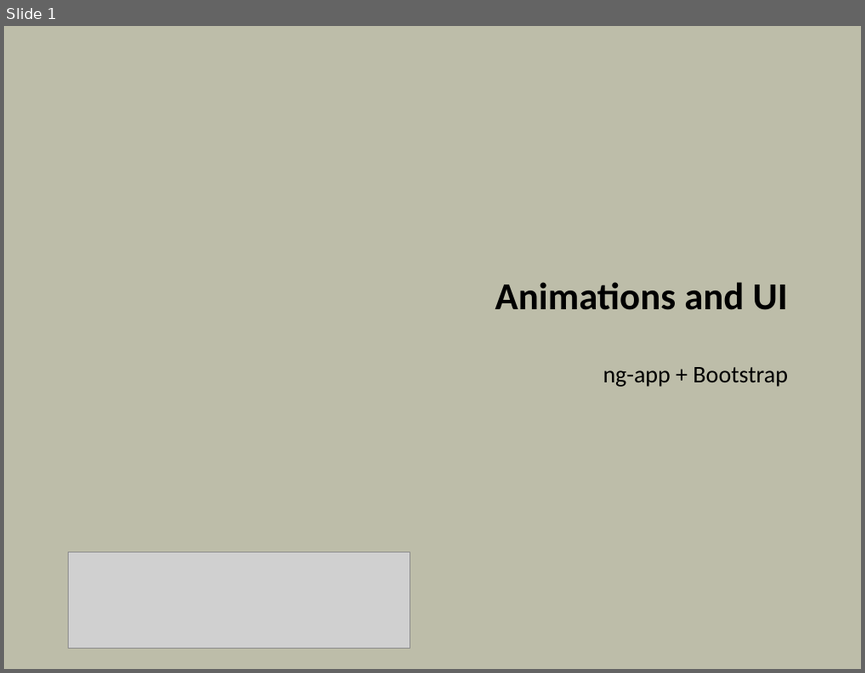
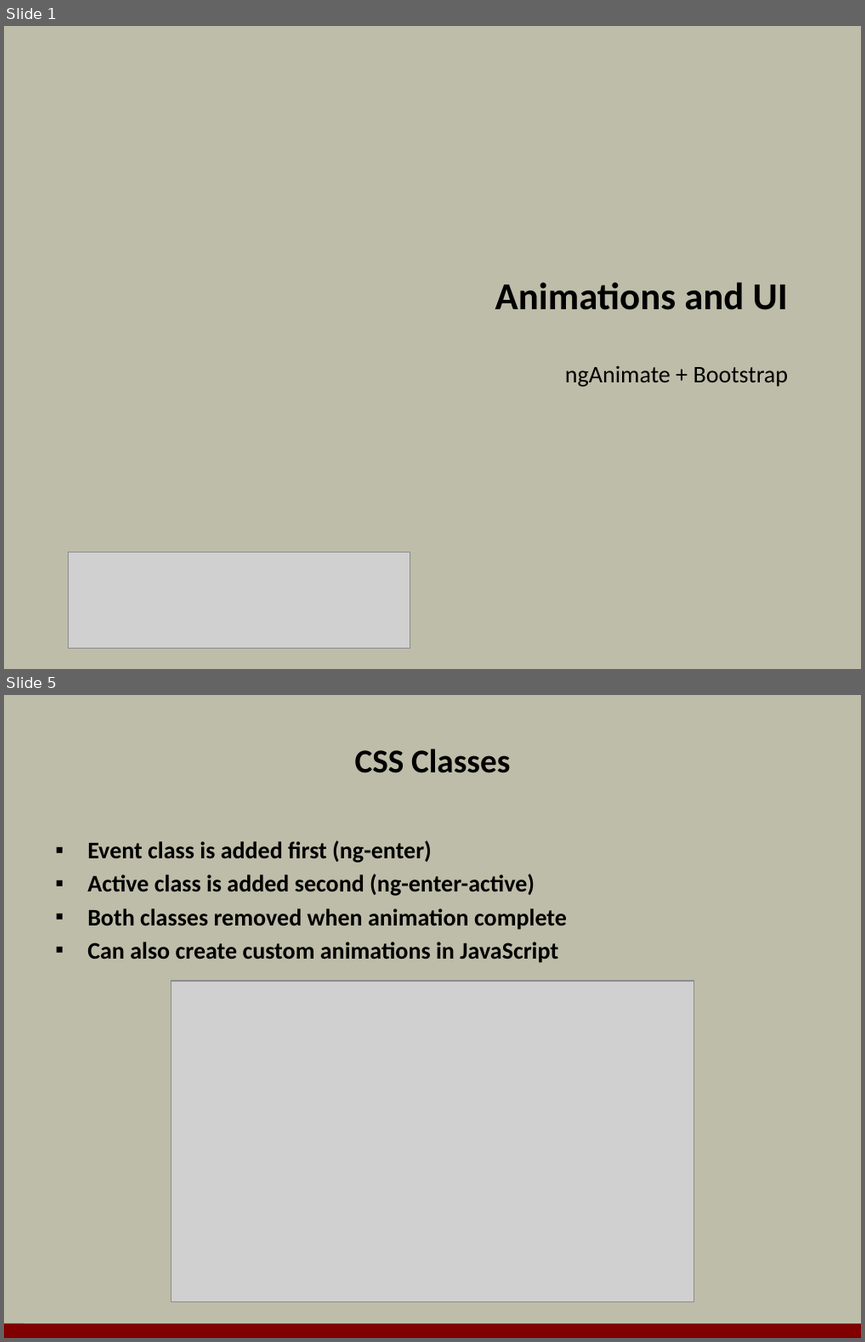
Before and after one commit to OdeToCode/classes, a slide deck: angularjs/slides/08_UI.pptx. Shown one above the other, each under a label of ours: slide 1 before the commit, slides 1 and 5 after it; the slides between them are not shown. The pictures are 865x673 and 865x1342 pixels, drawn with LibreOffice and Linux fonts; fonts in the diff are those of the drawing; grey boxes stand for pictures; background and template pictures are left out. Boxes give left, top, right and bottom in pixels: in the first picture for what was removed or moved away, otherwise in the second. Text is boxed around its words. In the diff, an @@ line names an element or a change of style, - is before the commit and + after.

```diff
--- a/angularjs/slides/08_UI.pptx
+++ b/angularjs/slides/08_UI.pptx
@@ slide 5 added at box(4, 695, 861, 1338), background #BDBDA9 @@
@@ title added at box(355, 749, 510, 773), 28 pt, text #000000, bold @@
+CSS Classes
@@ text added at box(87, 840, 567, 963), 20 pt, text #000000, bold @@
+▪ Event class is added first (ng-enter)
+▪ Active class is added second (ng-enter-active)
+▪ Both classes removed when animation complete
+▪ Can also create custom animations in JavaScript
@@ picture added at box(171, 981, 693, 1302) @@
@@ line added from (4, 1330) to (861, 1331), #800000 12 pt @@
@@ slide 1 changed as well @@
@@ subtitle at box(565, 366, 789, 386): text changed @@
-ng-app + Bootstrap
+ngAnimate + Bootstrap
```
Also in this commit, not shown: 10 other slides added, 1 slide removed, 38 other files.
